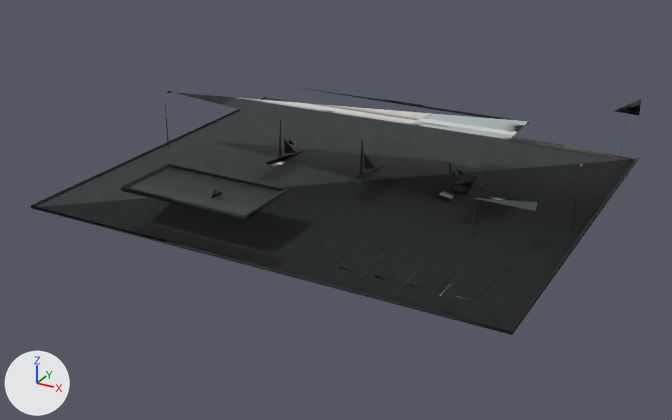
One commit to the OBJ model App/assets/lod/buildings/commercial/fuel_roadside_001.lod2.obj: the scene before it, then after it.
Before and after are seen from a camera (50 mm lens) standing at (37.57, -71.83, 32.71) and looking at (-0.37, -2.84, -1.78). The axes (+X, +Y, +Z) are drawn at lower left. The lights are the same throughout. The picture after the commit comes second. Where no turn or scale is listed for an object, it has been applied to the vertices.

Names of what the first picture shows: 'fuel_roadside_001'.
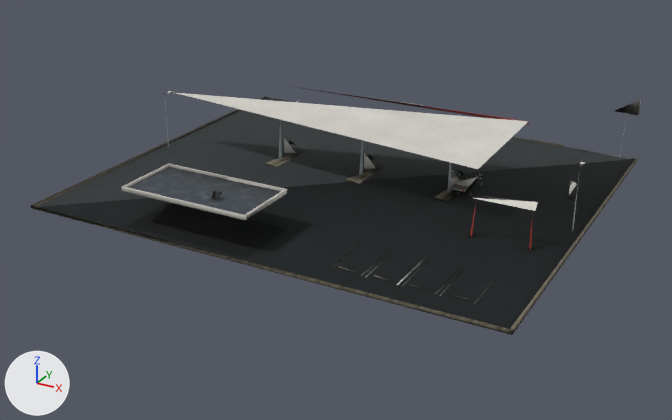
Location of each change, [x1, y1, x2, y2] in pixels of the pictures (672 x 420 px; the box of a moved part takes in the faces that stretch with it):
part 1 of me_fuel_roadside_001, moved or reshaped
    both: [31, 96, 639, 335]
part 2 of me_fuel_roadside_001, moved or reshaped
    both: [165, 91, 171, 148]
part 3 of me_fuel_roadside_001, surface changed
    both: [31, 91, 641, 332]

What changed in the scene script:
```text
Change me_fuel_roadside_001:
    used by ob_fuel_roadside_001; location = (0.0, 0.0, 0.0)
    verts and faces of me_fuel_roadside_001; kept vertices keep their numbers, new ones are numbered from 629
    before: 61 (-21.0, -1.1, 0.1) at pixel (167, 148), 62 (-20.9, -0.9, 0.1) at pixel (169, 147), 63 (-21.0, -1.0, 5.8) at pixel (164, 93), 64 (-20.8, 0.0, 5.9) at pixel (172, 91), 65 (-21.0, -1.1, 5.8) at pixel (163, 94)
    before: 66 (-21.2, 0.0, 5.9) at pixel (168, 91)
    remove me_fuel_roadside_001.from_pydata(...)  # 629 vertices, 663 faces, 8 loose edges; spans x -22.0..22.0, y -19.0..19.0, z 0.0..7.0
    add me_fuel_roadside_001.from_pydata(...)  # 627 vertices, 658 faces, 8 loose edges; spans x -22.0..22.0, y -19.0..19.0, z 0.0..7.0
    me_fuel_roadside_001 part 1
    3 vertices are removed from x -22.0..22.0, y -19.0..19.0, z 0.0..0.1
    100 faces are deleted
    1 vertex moves from x 10.4, y 5.3, z 0.8 to x 9.6, y 5.3, z 0.8
    1 vertex is added at (-22.0, 19.0, 0.3)
    95 new faces join them
    me_fuel_roadside_001 part 2
    add delete_faces([(61, 63, 62), (64, 65, 66)])
    add faces += [(61, 62, 63), (64, 66, 65)]
    me_fuel_roadside_001 part 3: 612 kept faces spanning x -22.0..22.0, y -19.0..19.0, z 0.0..7.0 get new texture (UV) coordinates
```
